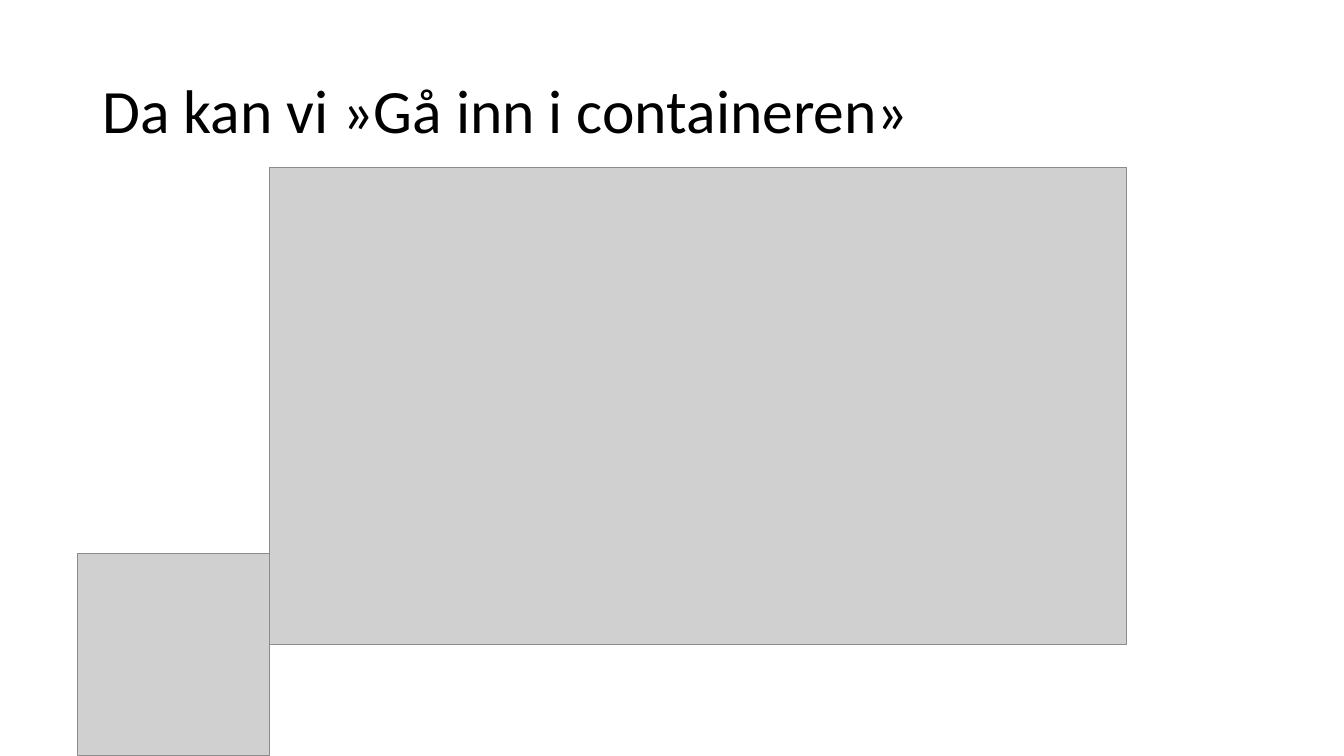
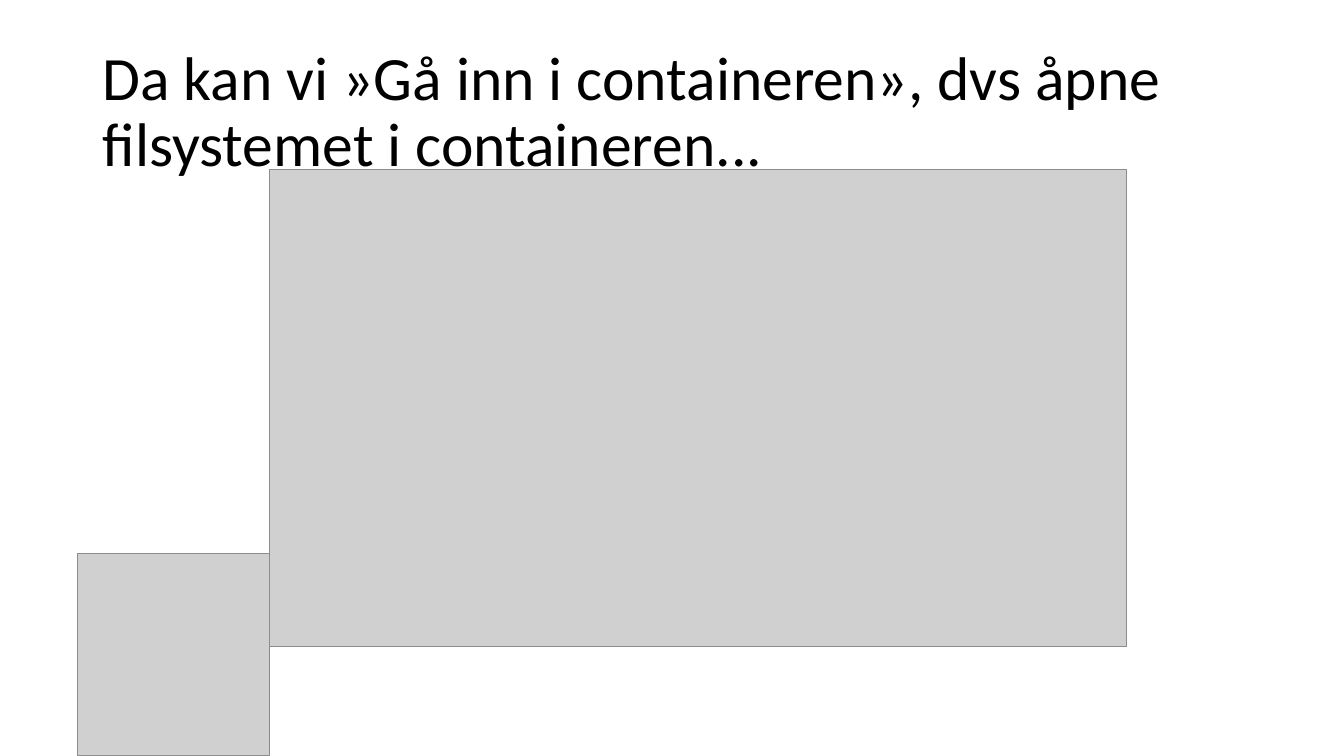
Before and after one commit to magneka/DockerWorkshop, a slide deck: slide 12 of workshop01.pptx (slide 10 before the commit). Drawn at 1344x756 pixels with LibreOffice and Linux fonts; fonts in the diff are those of the drawing; grey boxes stand for pictures. Boxes give left, top, right and bottom in pixels: in the first picture for what was removed or moved away, otherwise in the second. Text is boxed around its words. In the diff, an @@ line names an element or a change of style, - is before the commit and + after.

```diff
--- a/workshop01.pptx
+++ b/workshop01.pptx
@@ title at [102, 56, 1160, 181]: text changed @@
-Da kan vi »Gå inn i containeren»
+Da kan vi »Gå inn i containeren», dvs åpne filsystemet i containeren...
```
Also in this commit, not shown: 4 other slides changed, 5 slides added, 1 slide removed, 33 other files.
